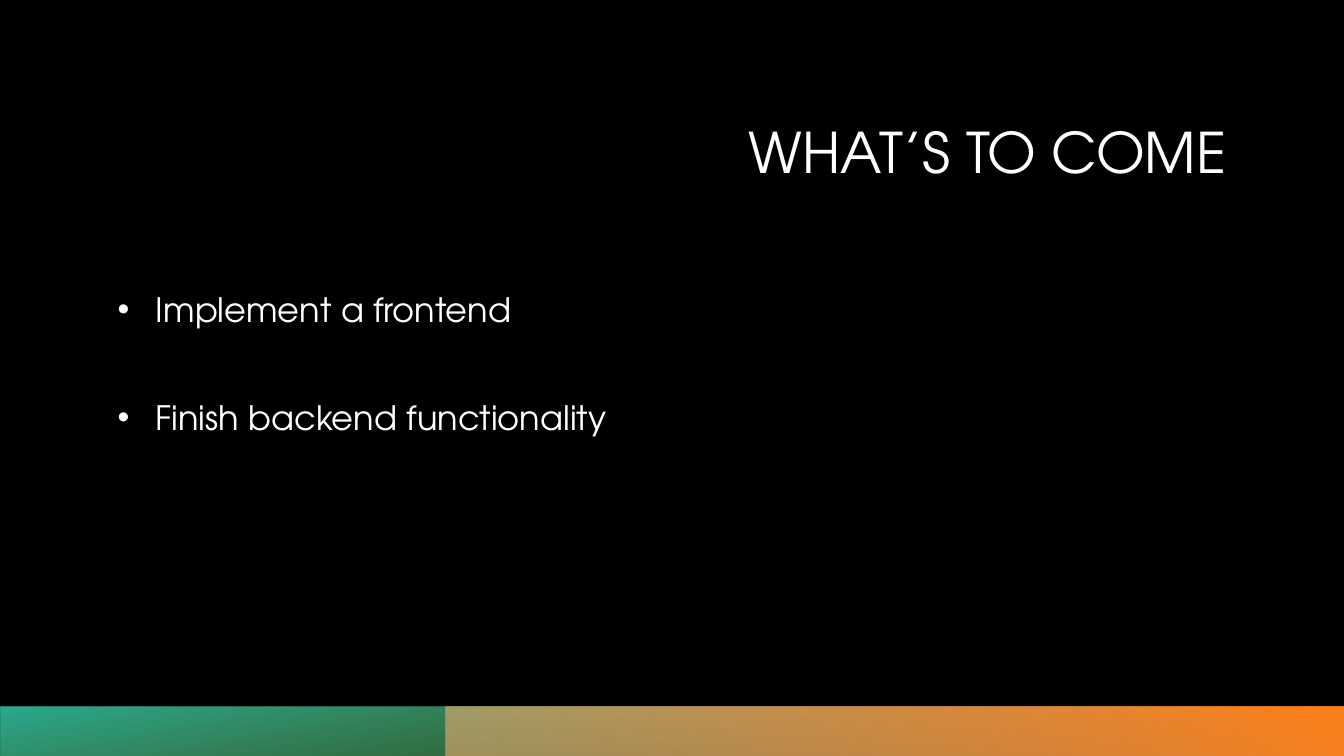
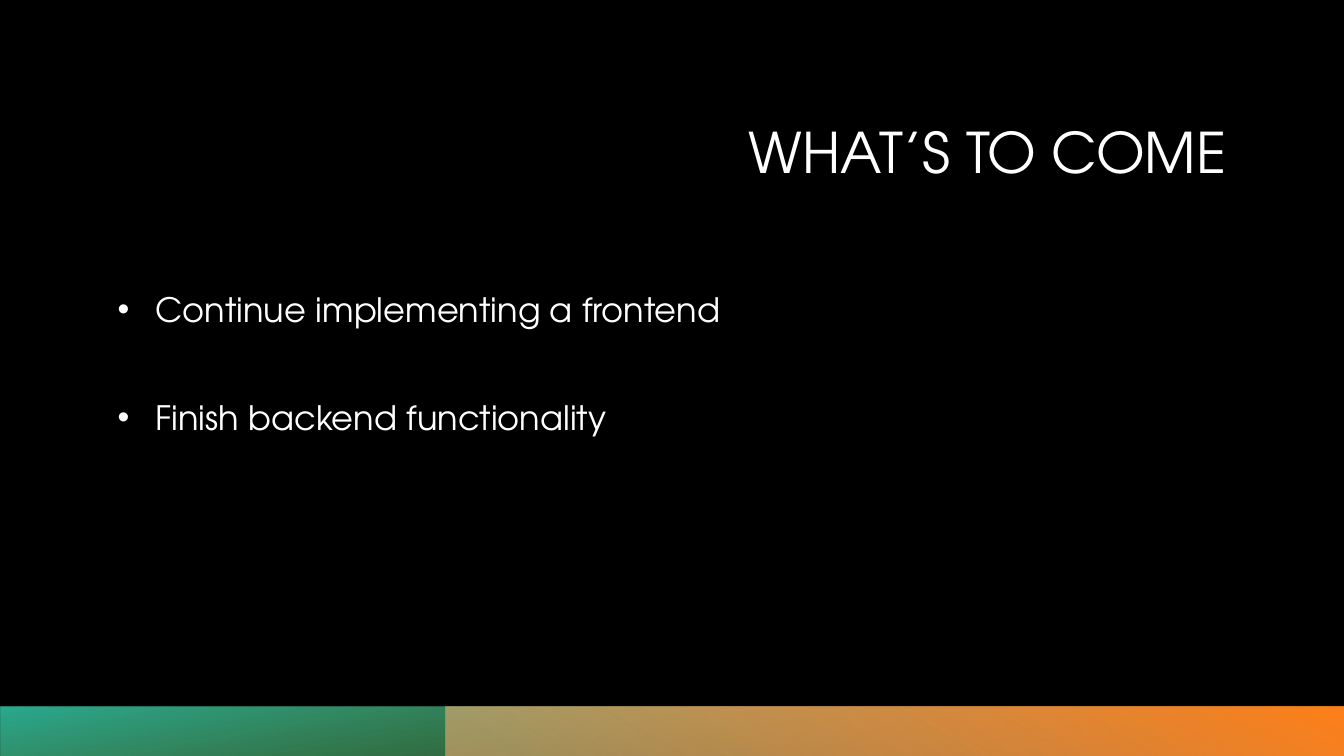
Before and after one commit to cart7982/CaravanSeraiCS360, a slide deck: slide 8 of OpenPlazaCS360Lab/Presentations/OpenPlaza - Phase 2.pptx. Drawn at 1344x756 pixels with LibreOffice and Linux fonts; fonts in the diff are those of the drawing; background and template pictures are left out. Boxes give left, top, right and bottom in pixels: in the first picture for what was removed or moved away, otherwise in the second. Text is boxed around its words. In the diff, an @@ line names an element or a change of style, - is before the commit and + after.

```diff
--- a/OpenPlazaCS360Lab/Presentations/OpenPlaza - Phase 2.pptx
+++ b/OpenPlazaCS360Lab/Presentations/OpenPlaza - Phase 2.pptx
@@ text at [155, 296, 720, 330]: text changed @@
-• Implement a frontend
+• Continue implementing a frontend
```
Also in this commit, not shown: 1 other slide changed, 1 other file.
